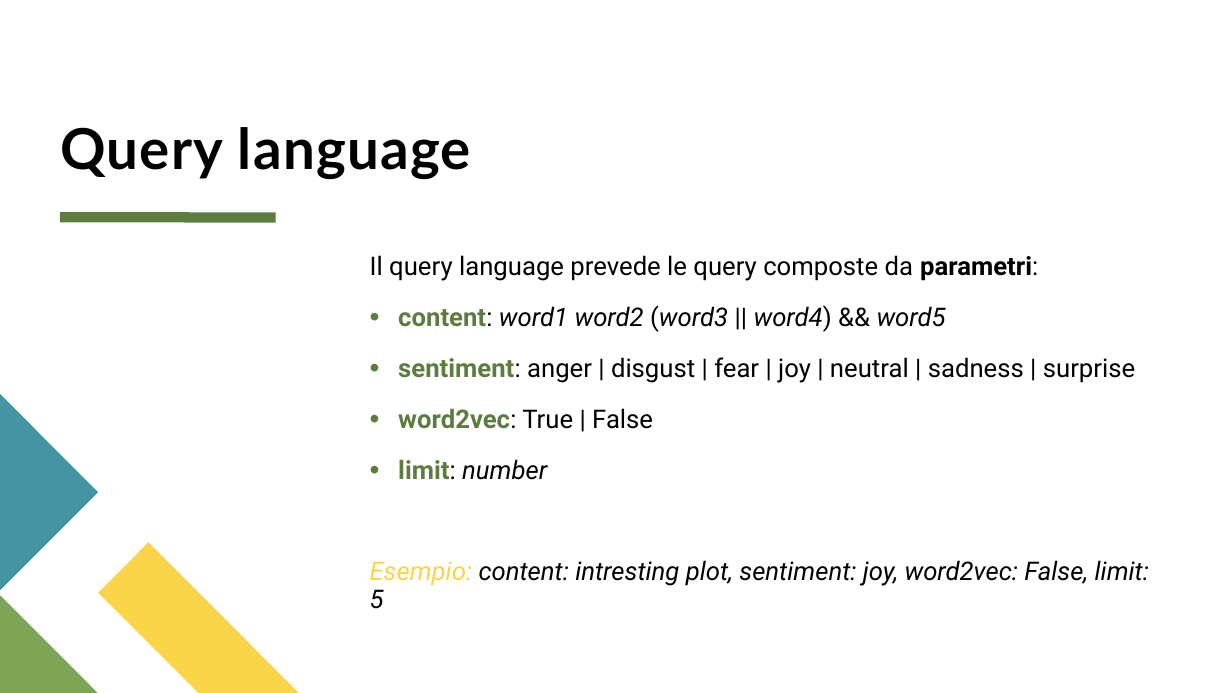
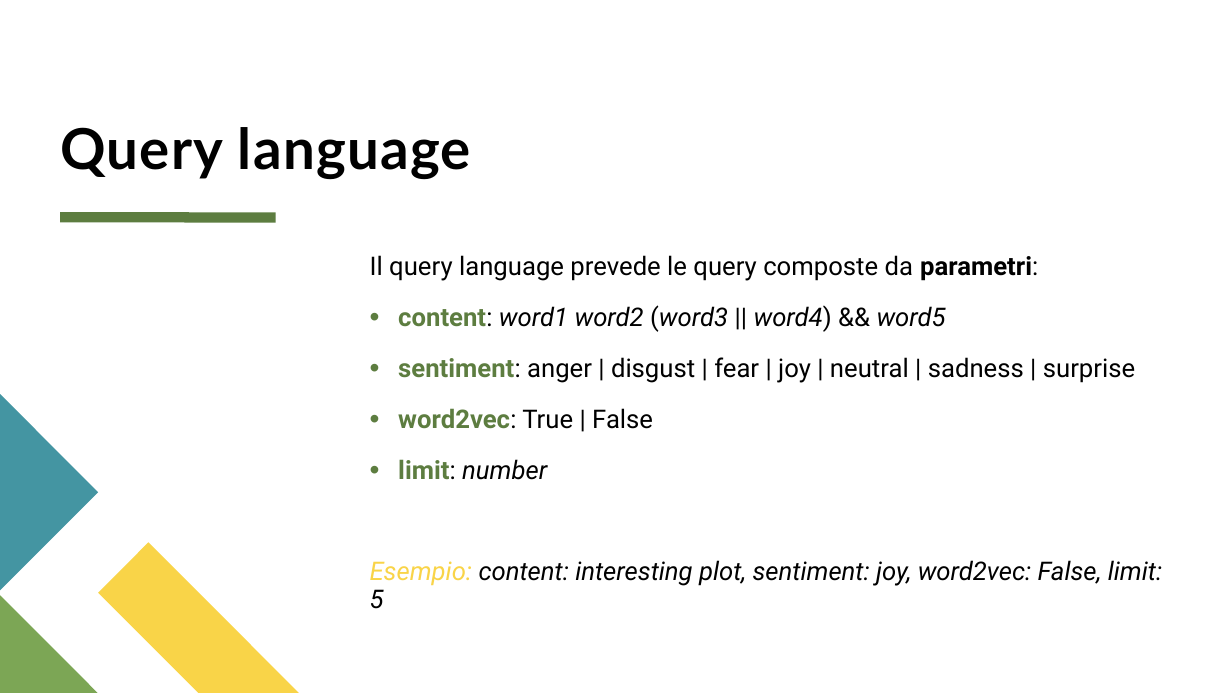
Before and after one commit to dennyciccia/full-text-search-engine, a slide deck: slide 8 of presentazione/Presentazione search engine.pptx. Drawn at 1232x693 pixels with LibreOffice and Linux fonts; fonts in the diff are those of the drawing. Boxes give left, top, right and bottom in pixels: in the first picture for what was removed or moved away, otherwise in the second. Text is boxed around its words. In the diff, an @@ line names an element or a change of style, - is before the commit and + after.

Commit message:
update

```diff
--- a/presentazione/Presentazione search engine.pptx
+++ b/presentazione/Presentazione search engine.pptx
@@ text at (x1=370, y1=560, x2=1162, y2=609): text changed @@
-Esempio: content: intresting plot, sentiment: joy, word2vec: False, limit: 5
+Esempio: content: interesting plot, sentiment: joy, word2vec: False, limit: 5
```
Also in this commit, not shown: 1 other slide changed, 2 slides added, 1 slide removed.
